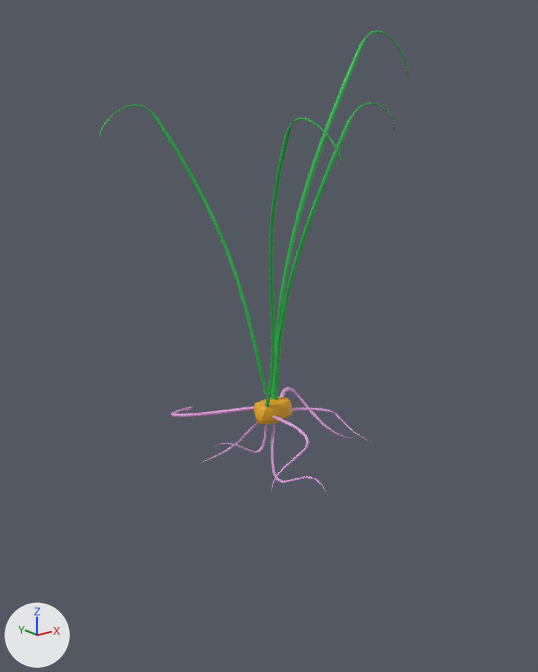
Before and after pictures for a commit that changed the Blender file Godot/Art/Seeds/Potatoes/Potato.blend.
Camera for both pictures: a 50 mm camera at (-1.84, -2.28, 1.25) aimed at (-0.08, -0.07, 0.37). Arrows for +X, +Y and +Z are at lower left; the lights stay in place. The older version comes first.

The first picture shows 'Leafs', 'Leafs.001', 'Leafs.002', 'Leafs.003', 'Potato', 'Sprout', 'Sprout.002', 'Sprout.003', 'Sprout.004', 'Sprout.005', 'Sprout.006', 'Sprout.007'.
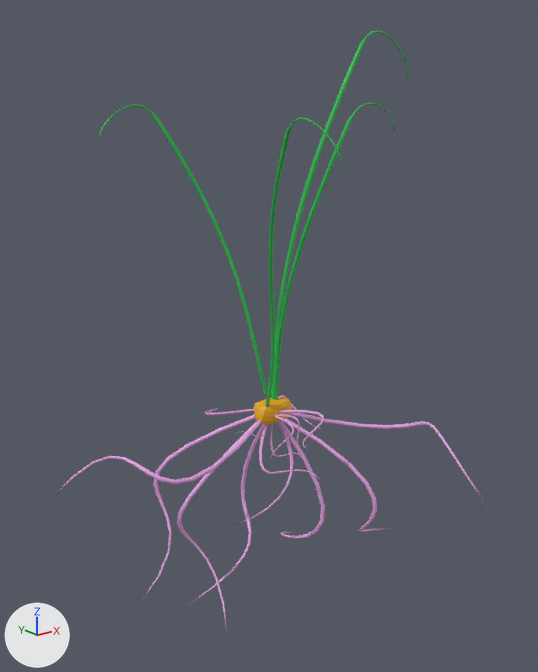
What differs and where, as boxes (x1, y1, x2, y2) in the pictures (538 x 672 px):
'Long Sprout.005', rescaled (not visible before)
    after: (51, 420, 262, 499)
'Long Sprout.007', turned, rescaled (not visible before)
    after: (141, 414, 255, 602)
'Long Sprout.001', rescaled (not visible before)
    after: (290, 413, 490, 510)
'Long Sprout.003', rescaled (not visible before)
    after: (283, 417, 388, 532)
'Long Sprout', rescaled (not visible before)
    after: (177, 421, 257, 641)
'Long Sprout.002', rescaled (not visible before)
    after: (188, 424, 264, 605)
'Long Sprout.006', rescaled (not visible before)
    after: (279, 421, 325, 539)
'Sprout.002', moved, rescaled
    before: (171, 406, 254, 418)
    after: (205, 408, 254, 415)
'Sprout.006', moved, turned, rescaled
    before: (292, 408, 369, 441)
    after: (280, 410, 324, 449)
'Sprout.003', moved, rescaled
    before: (271, 423, 326, 492)
    after: (270, 423, 304, 460)
'Sprout.004', moved, rescaled
    before: (271, 415, 309, 491)
    after: (271, 415, 294, 457)
'Long Sprout.004', rescaled (not visible before)
    after: (235, 422, 294, 525)
'Sprout', moved, rescaled
    before: (280, 387, 355, 439)
    after: (279, 395, 322, 429)
'Sprout.001', moved, rescaled (not visible before)
    after: (259, 424, 323, 482)
'Sprout.005', moved, turned, rescaled
    before: (201, 422, 259, 463)
    after: (276, 414, 301, 455)
'Sprout.007', moved, rescaled
    before: (214, 424, 267, 453)
    after: (237, 424, 268, 438)

Diff of the bpy script that builds the scene:
```diff
--- a/Godot/Art/Seeds/Potatoes/Potato.blend.py
+++ b/Godot/Art/Seeds/Potatoes/Potato.blend.py
@@ ob_sprout @@
 ob_sprout = bpy.data.objects.new('Sprout', me_sprout_short)
-ob_sprout.location = (0.0, 0.0, 0.0)
+ob_sprout.location = (-0.007, -0.002, 0.003)
+ob_sprout.scale = (0.64, 0.64, 0.64)
@@ ob_sprout_001 @@
 ob_sprout_001 = bpy.data.objects.new('Sprout.001', me_sprout_short)
-ob_sprout_001.location = (-0.042, 0.005, -0.013)
+ob_sprout_001.location = (-0.035, 0.001, -0.005)
 ob_sprout_001.rotation_euler = (0.789, 0.261, -1.822)  # degrees (45, 15, -104)
-ob_sprout_001.scale = (0.1, 0.1, 0.1)
+ob_sprout_001.scale = (0.64, -0.64, 0.64)
@@ ob_sprout_002 @@
 ob_sprout_002 = bpy.data.objects.new('Sprout.002', me_sprout_short)
-ob_sprout_002.location = (-0.025, 0.007, 0.038)
+ob_sprout_002.location = (-0.023, 0.003, 0.028)
 ob_sprout_002.rotation_euler = (-2.552, 0.625, -4.53)  # degrees (-146, 36, -260)
-ob_sprout_002.scale = (1.35, -0.939, 0.759)
+ob_sprout_002.scale = (0.865, -0.601, 0.486)
@@ ob_sprout_003 @@
 ob_sprout_003 = bpy.data.objects.new('Sprout.003', me_sprout_short)
-ob_sprout_003.location = (0.006, -0.013, 0.039)
+ob_sprout_003.location = (-0.004, -0.01, 0.028)
 ob_sprout_003.rotation_euler = (1.409, 0.647, -2.119)  # degrees (81, 37, -121)
-ob_sprout_003.scale = (0.818, -0.925, 0.62)
+ob_sprout_003.scale = (0.524, -0.593, 0.397)
@@ ob_sprout_004 @@
 ob_sprout_004 = bpy.data.objects.new('Sprout.004', me_sprout_short)
-ob_sprout_004.location = (-0.025, -0.02, 0.0)
+ob_sprout_004.location = (-0.023, -0.015, 0.003)
 ob_sprout_004.rotation_euler = (0.0, 0.0, 4.04)  # degrees (0, 0, 231)
-ob_sprout_004.scale = (0.656, 0.656, 0.656)
+ob_sprout_004.scale = (0.42, 0.42, 0.42)
@@ ob_sprout_005 @@
 ob_sprout_005 = bpy.data.objects.new('Sprout.005', me_sprout_short)
-ob_sprout_005.location = (-0.005, 0.0, -0.008)
-ob_sprout_005.rotation_euler = (0.789, 0.261, 2.218)  # degrees (45, 15, 127)
-ob_sprout_005.scale = (0.656, -0.656, 0.656)
+ob_sprout_005.location = (-0.035, 0.001, -0.005)
+ob_sprout_005.rotation_euler = (0.789, 0.261, -1.822)  # degrees (45, 15, -104)
+ob_sprout_005.scale = (0.42, 0.42, 0.42)
@@ ob_sprout_006 @@
 ob_sprout_006 = bpy.data.objects.new('Sprout.006', me_sprout_short)
-ob_sprout_006.location = (-0.011, -0.01, 0.025)
-ob_sprout_006.rotation_euler = (-2.552, 0.625, -0.49)  # degrees (-146, 36, -28)
-ob_sprout_006.scale = (0.886, -0.616, 0.498)
+ob_sprout_006.location = (-0.011, -0.006, 0.001)
+ob_sprout_006.rotation_euler = (-6.536, -0.487, 4.519)  # degrees (346, -28, 259)
+ob_sprout_006.scale = (0.64, 0.64, 0.64)
@@ ob_sprout_007 @@
 ob_sprout_007 = bpy.data.objects.new('Sprout.007', me_sprout_short)
-ob_sprout_007.location = (-0.034, -0.018, 0.026)
+ob_sprout_007.location = (-0.029, -0.013, 0.02)
 ob_sprout_007.rotation_euler = (1.409, 0.647, 1.921)  # degrees (81, 37, 110)
-ob_sprout_007.scale = (0.537, -0.607, 0.406)
+ob_sprout_007.scale = (0.344, -0.389, 0.26)
@@ ob_long_sprout @@
 ob_long_sprout.location = (0.0, 0.0, 0.0)
-ob_long_sprout.scale = (0.0, 0.0, 0.0)
@@ ob_long_sprout_001 @@
 ob_long_sprout_001.rotation_euler = (-4.517, -0.48, 3.198)  # degrees (-259, -28, 183)
-ob_long_sprout_001.scale = (0.0, 0.0, 0.0)
@@ ob_long_sprout_002 @@
 ob_long_sprout_002.rotation_euler = (-6.536, -0.487, 4.519)  # degrees (346, -28, 259)
-ob_long_sprout_002.scale = (0.0, 0.0, 0.0)
@@ ob_long_sprout_003 @@
 ob_long_sprout_003.rotation_euler = (-6.574, 0.0416, 2.055)  # degrees (343, 2.4, 118)
-ob_long_sprout_003.scale = (0.0, 0.0, 0.0)
@@ ob_long_sprout_004 @@
 ob_long_sprout_004.rotation_euler = (0.0, 0.0, -2.305)  # degrees (0, 0, -132)
-ob_long_sprout_004.scale = (0.0, 0.0, 0.0)
@@ ob_long_sprout_005 @@
 ob_long_sprout_005.rotation_euler = (-4.517, -0.48, 0.893)  # degrees (-259, -28, 51)
-ob_long_sprout_005.scale = (0.0, 0.0, 0.0)
@@ ob_long_sprout_006 @@
 ob_long_sprout_006.rotation_euler = (-6.536, -0.487, 2.214)  # degrees (346, -28, 127)
-ob_long_sprout_006.scale = (0.0, 0.0, 0.0)
@@ ob_long_sprout_007 @@
 ob_long_sprout_007.location = (0.01, 0.002, -0.011)
-ob_long_sprout_007.rotation_euler = (-6.574, 0.0416, -0.25)  # degrees (343, 2.4, -14)
-ob_long_sprout_007.scale = (0.0, 0.0, 0.0)
+ob_long_sprout_007.rotation_euler = (-6.498, 0.206, -0.629)  # degrees (348, 12, -36)
```
